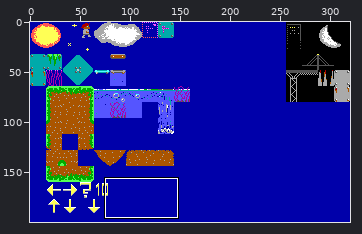
Sprite sheet, stored at images/tiles.png. The first picture is a wide view before the edit; the outline marks the close-up.
Close-up. First the earlier version:
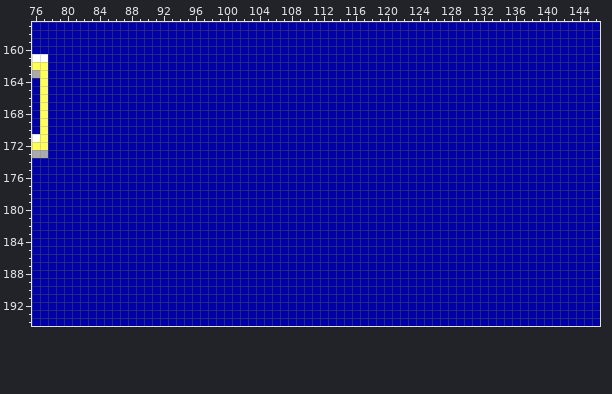
The file is 320x200 pixels. Shown: x 76..146, y 157..194.
New version:
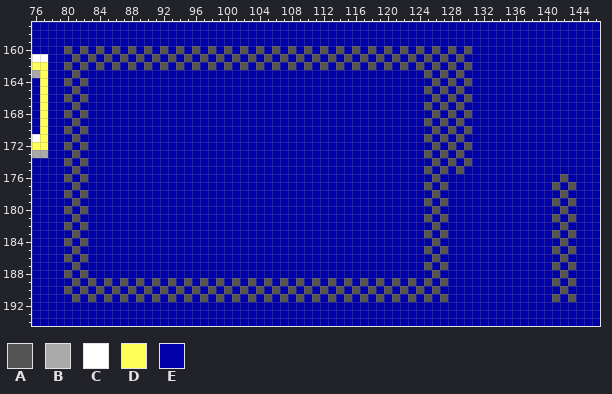
Palette (. is transparent): A #555555  B #aaaaaa  C #ffffff  D #ffff55  E #0000aa
Diff:
y 160: x 80 E -> A; x 82 E -> A; x 84 E -> A; x 86 E -> A; x 88 E -> A; x 90 E -> A; x 92 E -> A; x 94 E -> A; x 96 E -> A; x 98 E -> A; x 100 E -> A; x 102 E -> A; x 104 E -> A; x 106 E -> A; x 108 E -> A; x 110 E -> A; x 112 E -> A; x 114 E -> A; x 116 E -> A; x 118 E -> A; x 120 E -> A; x 122 E -> A; x 124 E -> A; x 126 E -> A; x 128 E -> A; x 130 E -> A
y 161: x 81 E -> A; x 83 E -> A; x 85 E -> A; x 87 E -> A; x 89 E -> A; x 91 E -> A; x 93 E -> A; x 95 E -> A; x 97 E -> A; x 99 E -> A; x 101 E -> A; x 103 E -> A; x 105 E -> A; x 107 E -> A; x 109 E -> A; x 111 E -> A; x 113 E -> A; x 115 E -> A; x 117 E -> A; x 119 E -> A; x 121 E -> A; x 123 E -> A; x 125 E -> A; x 127 E -> A; x 129 E -> A
y 162: x 80 E -> A; x 82 E -> A; x 84 E -> A; x 86 E -> A; x 88 E -> A; x 90 E -> A; x 92 E -> A; x 94 E -> A; x 96 E -> A; x 98 E -> A; x 100 E -> A; x 102 E -> A; x 104 E -> A; x 106 E -> A; x 108 E -> A; x 110 E -> A; x 112 E -> A; x 114 E -> A; x 116 E -> A; x 118 E -> A; x 120 E -> A; x 122 E -> A; x 124 E -> A; x 126 E -> A; x 128 E -> A; x 130 E -> A
y 163: x 81 E -> A; x 125 E -> A; x 127 E -> A; x 129 E -> A
y 164: x 80 E -> A; x 82 E -> A; x 126 E -> A; x 128 E -> A; x 130 E -> A
y 165: x 81 E -> A; x 125 E -> A; x 127 E -> A; x 129 E -> A
y 166: x 80 E -> A; x 82 E -> A; x 126 E -> A; x 128 E -> A; x 130 E -> A
y 167: x 81 E -> A; x 125 E -> A; x 127 E -> A; x 129 E -> A
y 168: x 80 E -> A; x 82 E -> A; x 126 E -> A; x 128 E -> A; x 130 E -> A
y 169: x 81 E -> A; x 125 E -> A; x 127 E -> A; x 129 E -> A
y 170: x 80 E -> A; x 82 E -> A; x 126 E -> A; x 128 E -> A; x 130 E -> A
y 171: x 81 E -> A; x 125 E -> A; x 127 E -> A; x 129 E -> A
y 172: x 80 E -> A; x 82 E -> A; x 126 E -> A; x 128 E -> A; x 130 E -> A
y 173: x 81 E -> A; x 125 E -> A; x 127 E -> A; x 129 E -> A
y 174: x 80 E -> A; x 82 E -> A; x 126 E -> A; x 128 E -> A; x 130 E -> A
y 175: x 81 E -> A; x 125 E -> A; x 127 E -> A; x 129 E -> A
y 176: x 80 E -> A; x 82 E -> A; x 126 E -> A; x 142 E -> A
y 177: x 81 E -> A; x 125 E -> A; x 127 E -> A; x 141 E -> A; x 143 E -> A
y 178: x 80 E -> A; x 82 E -> A; x 126 E -> A; x 142 E -> A
y 179: x 81 E -> A; x 125 E -> A; x 127 E -> A; x 141 E -> A; x 143 E -> A
y 180: x 80 E -> A; x 82 E -> A; x 126 E -> A; x 142 E -> A
y 181: x 81 E -> A; x 125 E -> A; x 127 E -> A; x 141 E -> A; x 143 E -> A
y 182: x 80 E -> A; x 82 E -> A; x 126 E -> A; x 142 E -> A
y 183: x 81 E -> A; x 125 E -> A; x 127 E -> A; x 141 E -> A; x 143 E -> A
y 184: x 80 E -> A; x 82 E -> A; x 126 E -> A; x 142 E -> A
y 185: x 81 E -> A; x 125 E -> A; x 127 E -> A; x 141 E -> A; x 143 E -> A
y 186: x 80 E -> A; x 82 E -> A; x 126 E -> A; x 142 E -> A
y 187: x 81 E -> A; x 125 E -> A; x 127 E -> A; x 141 E -> A; x 143 E -> A
y 188: x 80 E -> A; x 82 E -> A; x 126 E -> A; x 142 E -> A
y 189: x 81 E -> A; x 83 E -> A; x 85 E -> A; x 87 E -> A; x 89 E -> A; x 91 E -> A; x 93 E -> A; x 95 E -> A; x 97 E -> A; x 99 E -> A; x 101 E -> A; x 103 E -> A; x 105 E -> A; x 107 E -> A; x 109 E -> A; x 111 E -> A; x 113 E -> A; x 115 E -> A; x 117 E -> A; x 119 E -> A; x 121 E -> A; x 123 E -> A; x 125 E -> A; x 127 E -> A; x 141 E -> A; x 143 E -> A
y 190: x 80 E -> A; x 82 E -> A; x 84 E -> A; x 86 E -> A; x 88 E -> A; x 90 E -> A; x 92 E -> A; x 94 E -> A; x 96 E -> A; x 98 E -> A; x 100 E -> A; x 102 E -> A; x 104 E -> A; x 106 E -> A; x 108 E -> A; x 110 E -> A; x 112 E -> A; x 114 E -> A; x 116 E -> A; x 118 E -> A; x 120 E -> A; x 122 E -> A; x 124 E -> A; x 126 E -> A; x 142 E -> A
y 191: x 81 E -> A; x 83 E -> A; x 85 E -> A; x 87 E -> A; x 89 E -> A; x 91 E -> A; x 93 E -> A; x 95 E -> A; x 97 E -> A; x 99 E -> A; x 101 E -> A; x 103 E -> A; x 105 E -> A; x 107 E -> A; x 109 E -> A; x 111 E -> A; x 113 E -> A; x 115 E -> A; x 117 E -> A; x 119 E -> A; x 121 E -> A; x 123 E -> A; x 125 E -> A; x 127 E -> A; x 141 E -> A; x 143 E -> A
